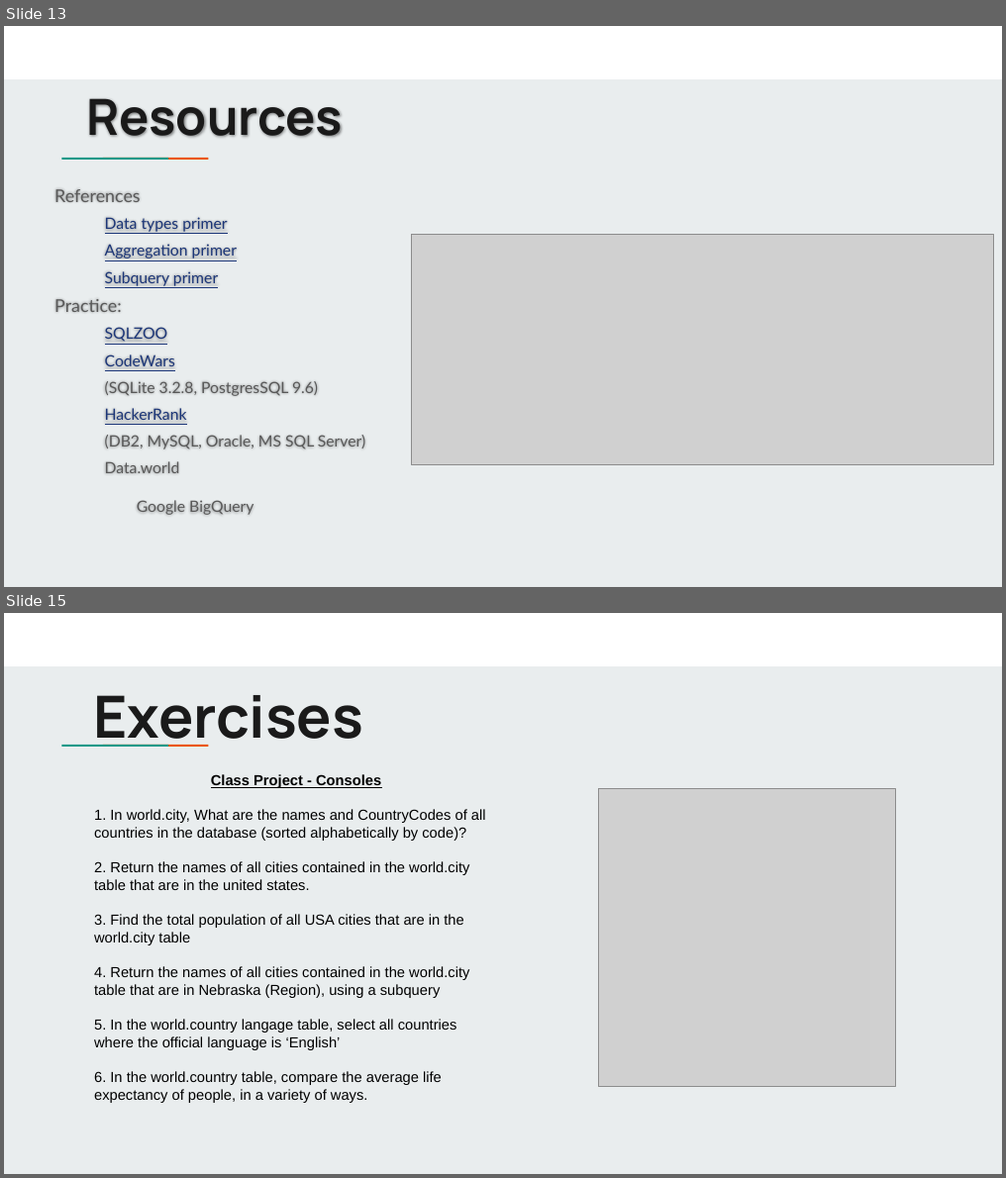
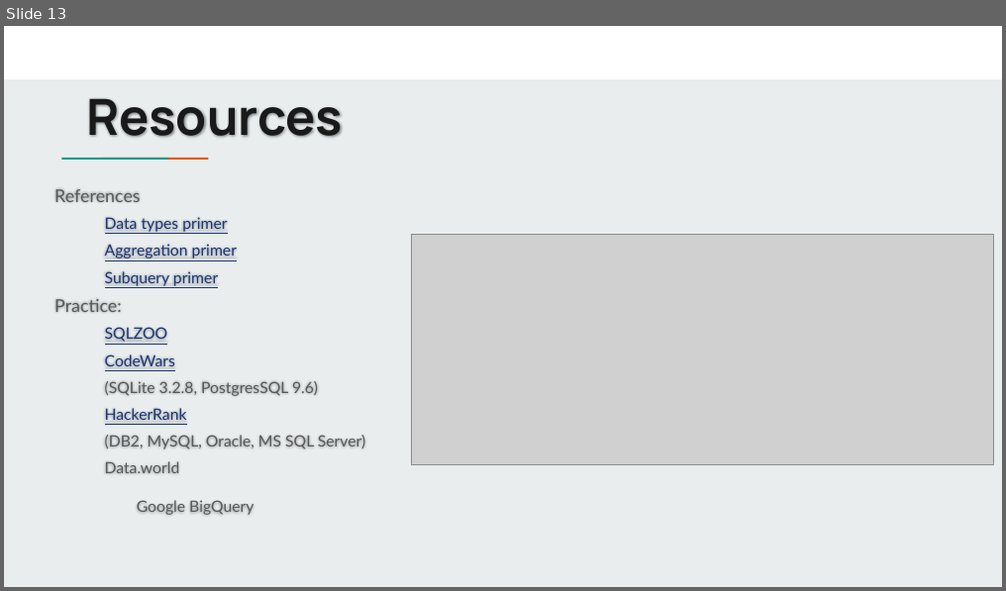
Before and after one commit to jbergmann56/OSDA-DataManipulationAndManagement, a slide deck: Lectures/Writing Queries (2).pptx. Shown one above the other, each under a label of ours: slides 13 and 15 before the commit, slide 13 after it; the slides between them are not shown. The pictures are 1006x1178 and 1006x591 pixels, drawn with LibreOffice and Linux fonts; fonts in the diff are those of the drawing; grey boxes stand for pictures. Boxes give left, top, right and bottom in pixels: in the first picture for what was removed or moved away, otherwise in the second. Text is boxed around its words. In the diff, an @@ line names an element or a change of style, - is before the commit and + after.

Commit message:
world update
7/10 class 2 update

```diff
--- a/Lectures/Writing Queries (2).pptx
+++ b/Lectures/Writing Queries (2).pptx
@@ slide 15 removed at <box>4,613,1002,1174</box>, background #E9EDEE; not listed: 3 template elements that a slide beside it also shows @@
@@ title removed at <box>94,695,364,747</box> @@
-Exercises
@@ text removed at <box>94,774,486,1103</box> @@
-Class Project - Consoles
-1. In world.city, What are the names and CountryCodes of all countries in the database (sorted alphabetically by code)?
-2. Return the names of all cities contained in the world.city table that are in the united states.
-3. Find the total population of all USA cities that are in the world.city table
-4. Return the names of all cities contained in the world.city table that are in Nebraska (Region), using a subquery
-5. In the world.country langage table, select all countries where the official language is ‘English’
-6. In the world.country table, compare the average life expectancy of people, in a variety of ways.
@@ picture removed at <box>598,789,896,1087</box> @@
```
Also in this commit, not shown: 4 slides changed, 1 slide added, 7 other files.
